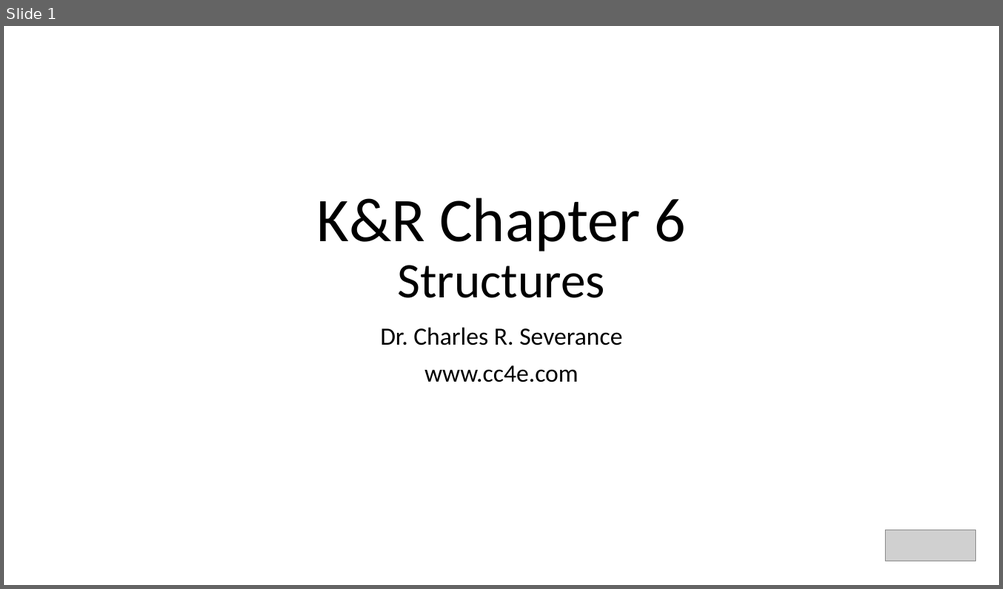
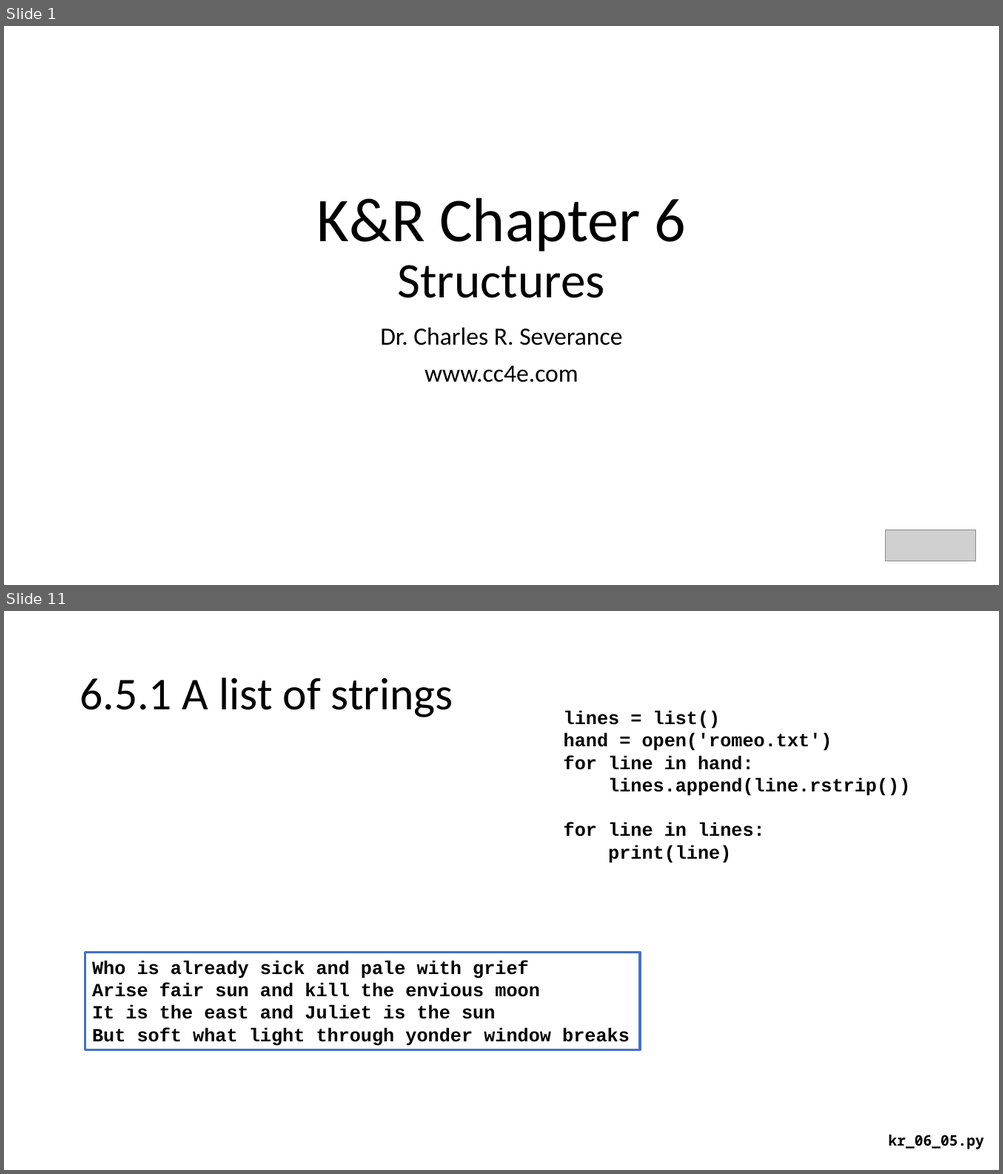
Before and after one commit to csev/cc4e, a slide deck: lectures/KR-6.pptx. Shown one above the other, each under a label of ours: slide 1 before the commit, slides 1 and 11 after it; the slides between them are not shown. The pictures are 1003x589 and 1003x1174 pixels, drawn with LibreOffice and Linux fonts; fonts in the diff are those of the drawing; grey boxes stand for pictures. Boxes give left, top, right and bottom in pixels: in the first picture for what was removed or moved away, otherwise in the second. Text is boxed around its words. In the diff, an @@ line names an element or a change of style, - is before the commit and + after.

```diff
--- a/lectures/KR-6.pptx
+++ b/lectures/KR-6.pptx
@@ slide 11 added at bbox=[4, 611, 999, 1170], background #FFFFFF @@
@@ title added at bbox=[79, 678, 453, 718], 44 pt, text #000000 @@
+6.5.1 A list of strings
@@ text added at bbox=[563, 711, 910, 863], 18 pt, text #000000, bold @@
+lines = list()
+hand = open('romeo.txt')
+for line in hand:
+lines.append(line.rstrip())
+for line in lines:
+print(line)
@@ rectangle added at bbox=[85, 953, 640, 1051], outline #4472C4 2.25 pt, 18 pt, text #000000, bold @@
+Who is already sick and pale with grief
+Arise fair sun and kill the envious moon
+It is the east and Juliet is the sun
+But soft what light through yonder window breaks
@@ text added at bbox=[888, 1135, 984, 1150], 14 pt, text #000000, bold @@
+kr_06_05.py
```
Also in this commit, not shown: 1 slide changed, 32 other slides added, 1 slide removed, 8 other files.
